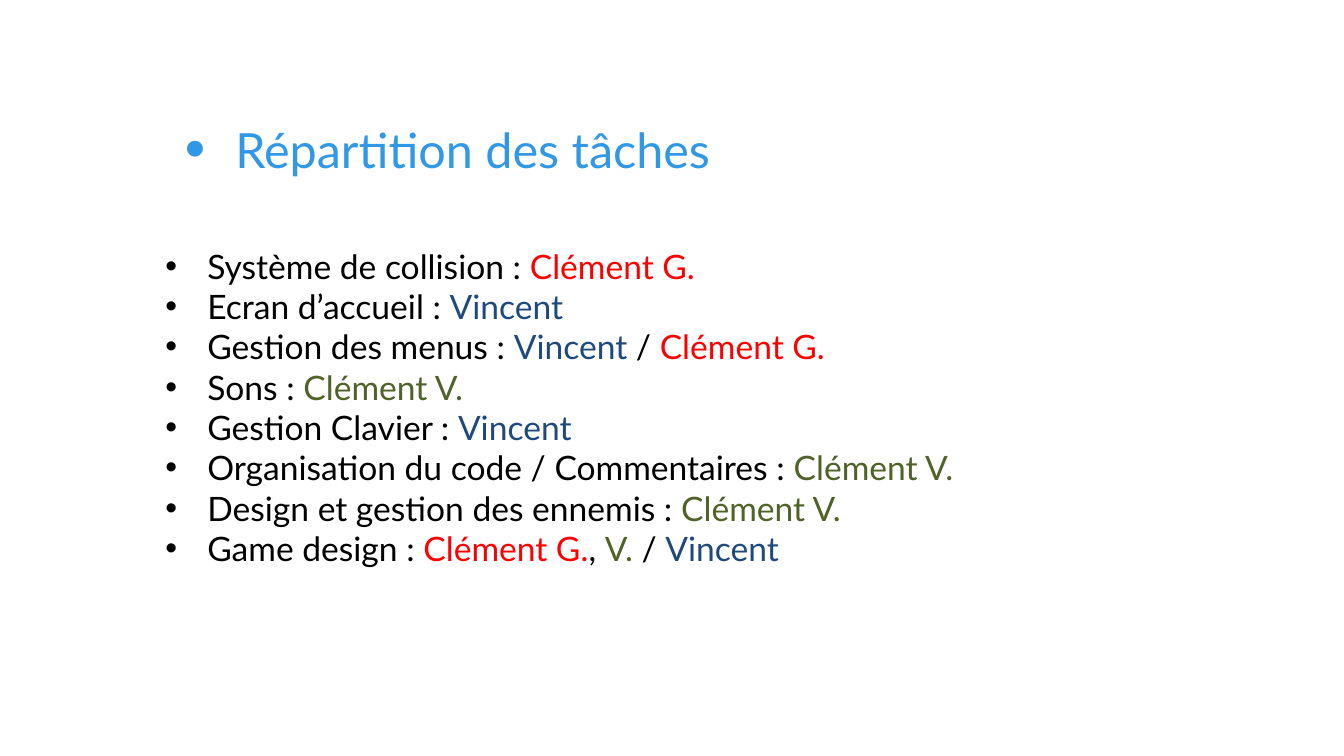
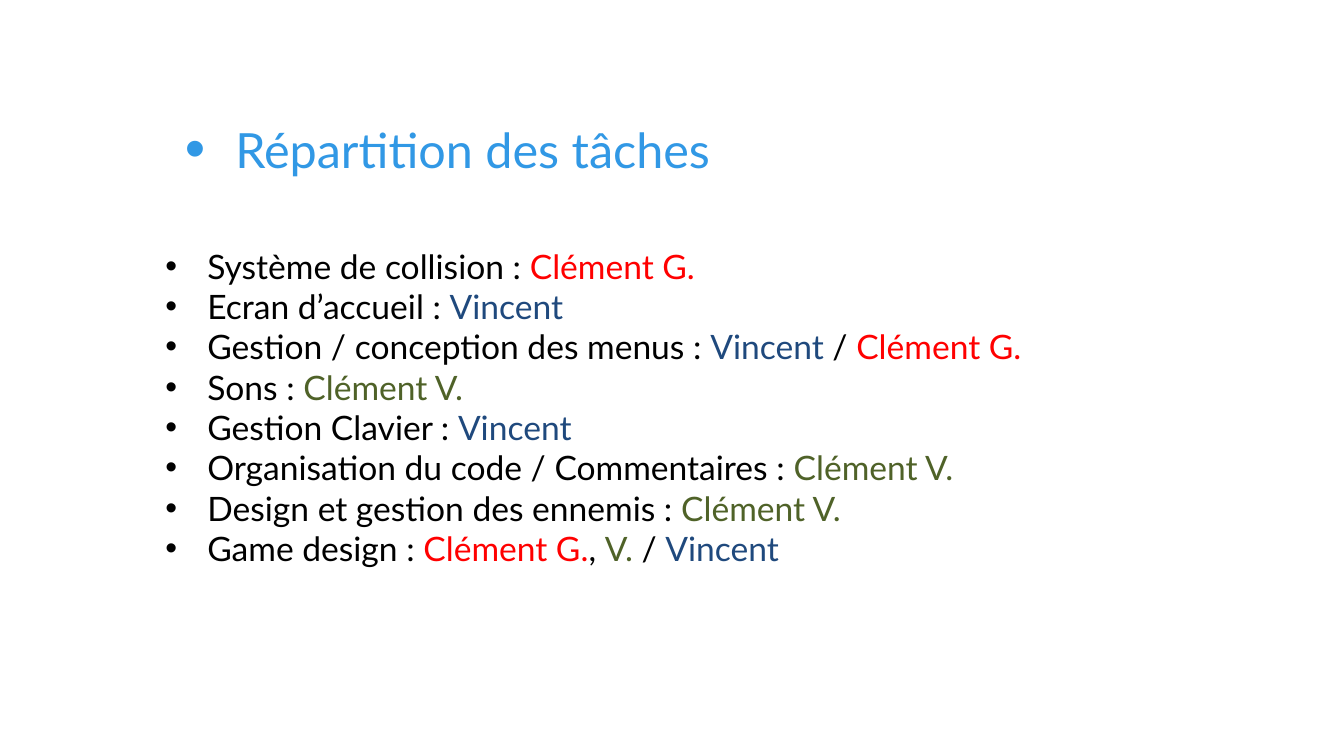
Before and after one commit to Tecnelm/ISN-SpaceInvaders, a slide deck: slide 2 of Présentation projet/Projet ISN.pptx. Drawn at 1344x756 pixels with LibreOffice and Linux fonts; fonts in the diff are those of the drawing; background and template pictures are left out. Boxes give left, top, right and bottom in pixels: in the first picture for what was removed or moved away, otherwise in the second. Text is boxed around its words. In the diff, an @@ line names an element or a change of style, - is before the commit and + after.

```diff
--- a/Présentation projet/Projet ISN.pptx
+++ b/Présentation projet/Projet ISN.pptx
@@ text at [207,334,1021,365]: text changed @@
-• Gestion des menus : Vincent / Clément G.
+• Gestion / conception des menus : Vincent / Clément G.
```
Also in this commit, not shown: 1 other slide changed, 1 slide added, 5 other files.
